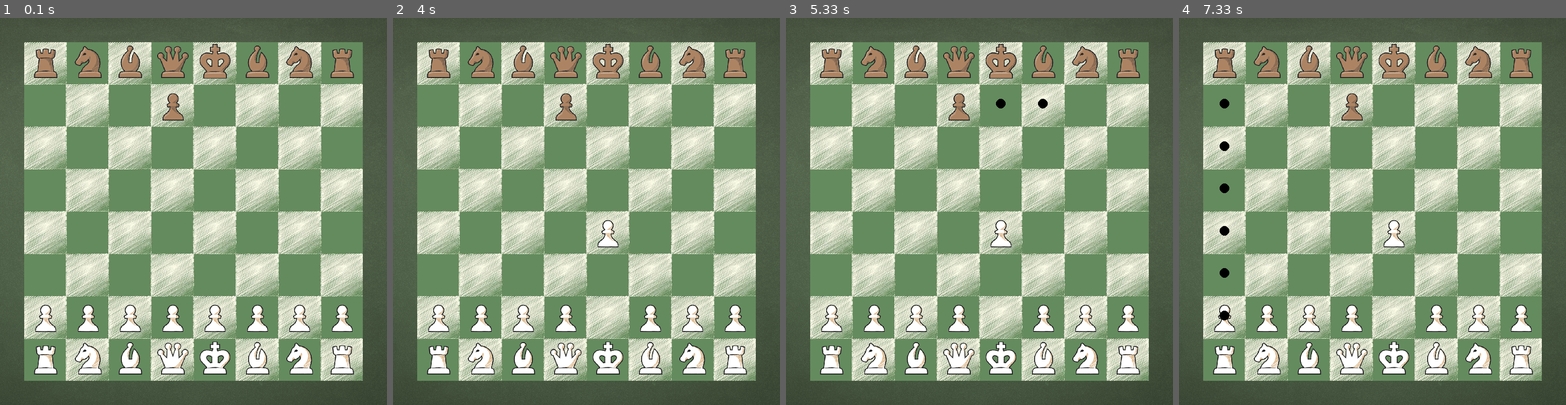
Above: before the commit, frames 1-4 (left to right).
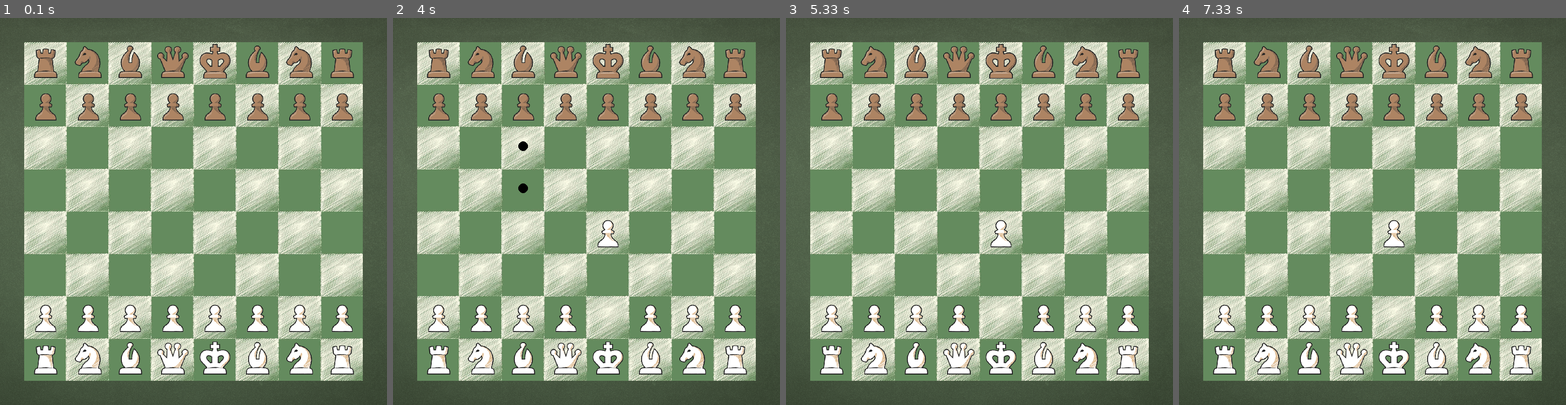
Above: after the commit, the same moments.

Repository: nasr-code/chess_game
Game: pygame game, started from pygame_test.py
Same seed, same stepped clock (60 frames per second), same inputs: the game is played once before the commit and once after it.
Inputs (mouse positions are in pixels of both pictures, inside the frame that each line leads up to):
- Up to frame 1 (0.1 s): no input
- Up to frame 2 (4 s): click (439, 358) at 0.38 s; click (555, 196) at 0.72 s; press the mouse at (439, 315) at 1.03 s; move the mouse to (586, 335) at 1.13 s; release the mouse at (733, 358) at 1.27 s; click (524, 83) at 1.38 s; press the mouse at (439, 315) at 1.7 s; move the mouse to (451, 238) at 1.8 s; release the mouse at (462, 161) at 1.93 s; click (470, 79) at 2.05 s; press the mouse at (482, 315) at 2.37 s; move the mouse to (462, 219) at 2.47 s; release the mouse at (443, 118) at 2.6 s; click (482, 196) at 2.72 s; press the mouse at (609, 315) at 3.03 s; move the mouse to (617, 234) at 3.13 s; release the mouse at (625, 157) at 3.27 s; click (625, 226) at 3.38 s; press the mouse at (524, 103) at 3.7 s; move the mouse to (512, 165) at 3.8 s; release the mouse at (505, 226) at 3.93 s
- Up to frame 3 (5.33 s): click (894, 68) at 4.05 s; press the mouse at (875, 103) at 4.37 s; move the mouse to (855, 219) at 4.47 s; release the mouse at (836, 331) at 4.6 s; click (975, 281) at 4.72 s; press the mouse at (1002, 60) at 5.03 s; move the mouse to (917, 161) at 5.13 s; release the mouse at (836, 257) at 5.27 s
- Up to frame 4 (7.33 s): click (1244, 91) at 5.38 s; press the mouse at (1353, 103) at 5.7 s; move the mouse to (1403, 180) at 5.8 s; release the mouse at (1453, 257) at 5.93 s; click (1403, 215) at 6.05 s; press the mouse at (1476, 103) at 6.37 s; move the mouse to (1372, 134) at 6.47 s; release the mouse at (1264, 168) at 6.6 s; click (1465, 95) at 6.72 s; press the mouse at (1225, 60) at 7.03 s; move the mouse to (1275, 157) at 7.13 s; release the mouse at (1329, 254) at 7.27 s

The runs differ from the first frame. In frame 1, 1.6% of the frame differs, in the area x 9-92%, y 19-27%; in frame 2, 1.7%; in frame 3, 1.6%; in frame 4, 1.9%, in the area x 9-92%, y 19-79%.

Commit message:
added and cleaned bunch of stuff

Diff:
--- a/pygame_test.py
+++ b/pygame_test.py
@@ -2,6 +2,16 @@
 from sys import exit
 import threading
 
+"""
+to do list
+add en passant
+add rook and king switching
+give player option to switch pawn to something any other piece other than king
+add stalemate conditions and effects
+add checkmate conditions and effects
+maybe add captured pieces list and visuals
+
+"""
 
 #######################################################################################################################################
 def print_table(table):
@@ -261,42 +271,33 @@
 
 def with_check_very_next_move(line, row, table):
     color = table[line][row][0]
-    # print(table[line][row])
     other_color = COLORS[COLORS.index(color) - 1]
     piece = table[line][row]
-    cover_table = check_cover(other_color, table)
     for i in range(8):
         for j in range(8):
             if table[i][j]==f'{color}K':
                 king_line = i
                 king_row = j
                 break
-    #king_index = all_logic[color].index(f'{color}K')
-    #king_line = calculate_line(all_rects[color][king_index].centery)
-    #king_row = calculate_row(all_rects[color][king_index].centerx)
     possible_moves = check_path_for_piece(line, row, table)
-    print(f'possible moves before:{possible_moves}')
-    # filters the moves that dont take king away from a check (only moves from other pieces not the king himself, so pinned pieces and ones usedto block check)
+    # filters the moves that don't take king away from a check
+    # so pinned pieces and ones used to block check
     i = 0
     while i < len(possible_moves):
         dummy_chess_table = []
         for j in table:
             dummy_chess_table.append(list(j))
-        # if i == 1 or 2: print_table(dummy_chess_table)
         dummy_chess_table[possible_moves[i][0]][possible_moves[i][1]] = piece
         dummy_chess_table[line][row] = '00'
         dummy_cover_table = check_cover(other_color, dummy_chess_table)
-        print_table(dummy_cover_table)
         if piece == f'{color}K':
             king_line = possible_moves[i][0]
             king_row = possible_moves[i][1]
 
-        # if (i == 1) and piece[1]=='K': print_table(dummy_cover_table)
         if dummy_cover_table[king_line][king_row] == f'{other_color}{other_color}':
             possible_moves.pop(i)
             i -= 1
         i += 1
-    print(f'possible moves after:{possible_moves}')
     return possible_moves
 
 
@@ -308,7 +309,7 @@
                ['00', '00', '00', '00', '00', '00', '00', '00'],
                ['00', '00', '00', '00', '00', '00', '00', '00'],
                ['00', '00', '00', '00', '00', '00', '00', '00'],
-               ['00', '00', '00', 'bP', '00', '00', '00', '00'],
+               ['bP', 'bP', 'bP', 'bP', 'bP', 'bP', 'bP', 'bP'],
                ['bR', 'bN', 'bB', 'bQ', 'bK', 'bB', 'bN', 'bR']]
 
 # chess_table =  [['00', '00', '00', '00', '00', '00', '00', '00'],
@@ -386,6 +387,7 @@
 previous_position = []
 selected_piece = [0, 0, 0, 0]
 current_possible_moves = []
+current_player_color = 'w'
 BUTTON_DOWN = False
 while True:
     for event in pygame.event.get():
@@ -396,19 +398,18 @@
             mouse_pos = pygame.mouse.get_pos()
             line = calculate_line(mouse_pos[1])
             row = calculate_row(mouse_pos[0])
+            color = current_player_color
             if selected_piece[0] == 0:
-                for color in all_surfs:
-                    for i in range(len(all_rects[color])):
-                        if all_rects[color][i].collidepoint(pygame.mouse.get_pos()):
-                            previous_position = all_rects[color][i].center
-                            selected_piece[0] = all_surfs[color][i]
-                            selected_piece[1] = all_rects[color][i]
-                            selected_piece[2] = i
-                            selected_piece[3] = color
-                            current_possible_moves = with_check_very_next_move(line, row, chess_table)
-                            BUTTON_DOWN = True
-                            # print(current_possible_moves)
-                            break
+                for i in range(len(all_rects[color])):
+                    if all_rects[color][i].collidepoint(pygame.mouse.get_pos()):
+                        previous_position = all_rects[color][i].center
+                        selected_piece[0] = all_surfs[color][i]
+                        selected_piece[1] = all_rects[color][i]
+                        selected_piece[2] = i
+                        selected_piece[3] = color
+                        current_possible_moves = with_check_very_next_move(line, row, chess_table)
+                        BUTTON_DOWN = True
+                        break
 
             else:
                 prev_line = calculate_line(previous_position[1])
@@ -426,6 +427,8 @@
                                 all_surfs[other_color].pop(i)
                                 all_rects[other_color].pop(i)
                                 break
+                        current_player_color = COLORS[COLORS.index(current_player_color) - 1]
+
                 selected_piece = [0, 0, 0, 0]
                 current_possible_moves = []
                 previous_position = []
@@ -452,6 +455,7 @@
                                 all_surfs[other_color].pop(i)
                                 all_rects[other_color].pop(i)
                                 break
+                        current_player_color = COLORS[COLORS.index(current_player_color) - 1]
 
                         selected_piece = [0, 0, 0, 0]
                         previous_position = []
@@ -466,7 +470,7 @@
 
     screen.blit(background_surf, (0, 0))
     screen.blit(table_surf, table_rect)
-    # print(current_possible_moves)
+    #print(f'curent_player_color:{current_player_color}')
     # print_table(chess_table)
     if BUTTON_DOWN:
         mouse_pos = pygame.mouse.get_pos()
